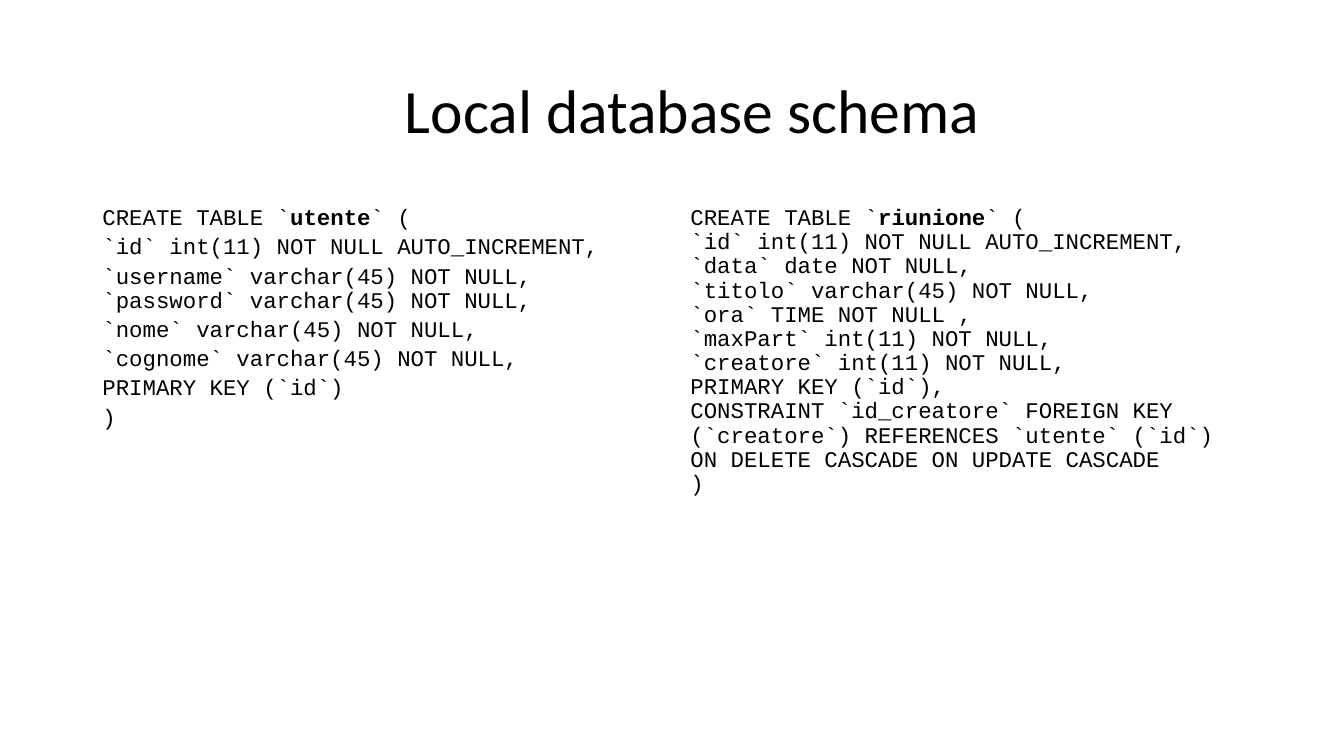
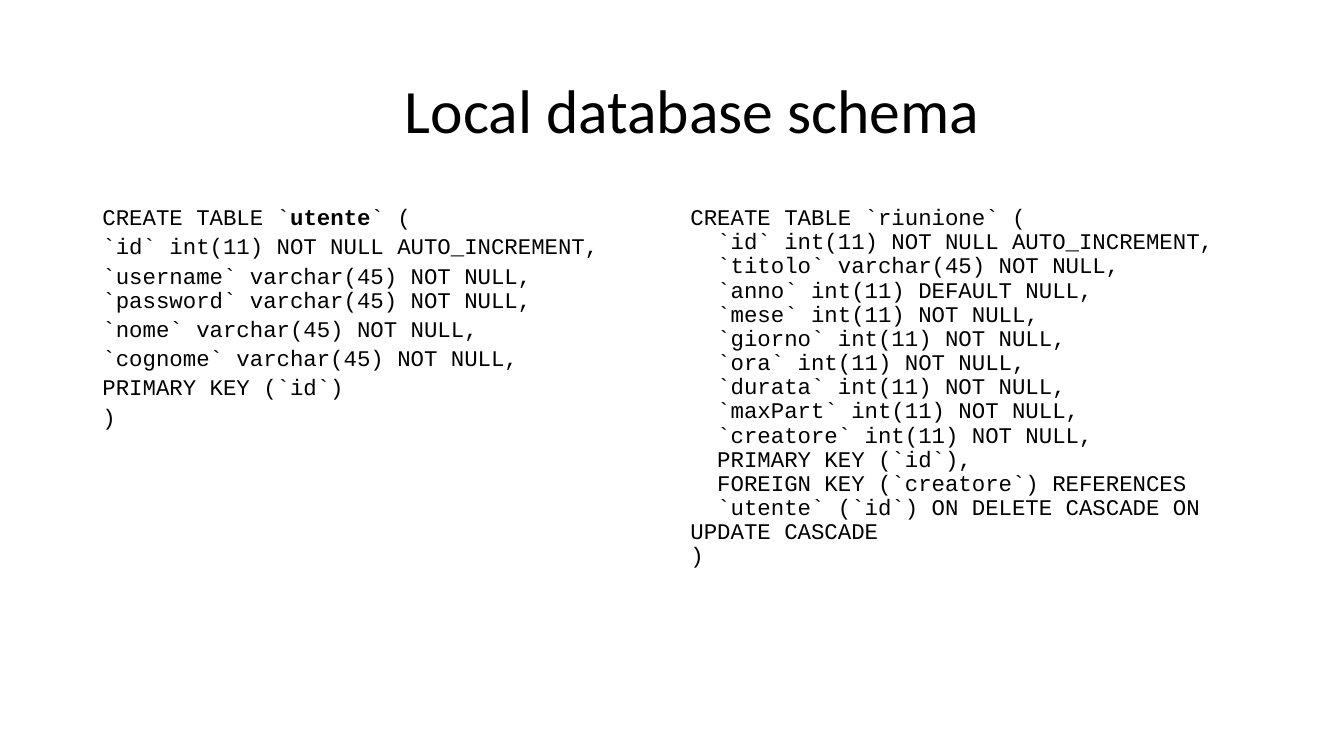
Before and after one commit to lotta98/Progetto5, a slide deck: slide 5 of ProgettoTIW.pptx. Drawn at 1344x756 pixels with LibreOffice and Linux fonts; fonts in the diff are those of the drawing. Boxes give left, top, right and bottom in pixels: in the first picture for what was removed or moved away, otherwise in the second. Text is boxed around its words. In the diff, an @@ line names an element or a change of style, - is before the commit and + after.

```diff
--- a/ProgettoTIW.pptx
+++ b/ProgettoTIW.pptx
@@ text at (x1=690, y1=209, x2=999, y2=226): bold off in "`riunione`" @@
@@ text at (x1=717, y1=233, x2=1213, y2=254): text changed @@
-`id` int(11) NOT NULL AUTO_INCREMENT, `data` date NOT NULL,
+`id` int(11) NOT NULL AUTO_INCREMENT,
@@ text at (x1=717, y1=281, x2=1092, y2=399): text changed @@
-`ora` TIME NOT NULL ,
+`anno` int(11) DEFAULT NULL,
+`mese` int(11) NOT NULL,
+`giorno` int(11) NOT NULL,
+`ora` int(11) NOT NULL,
+`durata` int(11) NOT NULL,
@@ text at (x1=690, y1=475, x2=1200, y2=540): text changed @@
-CONSTRAINT `id_creatore` FOREIGN KEY (`creatore`) REFERENCES `utente` (`id`) ON DELETE CASCADE ON UPDATE CASCADE
+FOREIGN KEY (`creatore`) REFERENCES `utente` (`id`) ON DELETE CASCADE ON UPDATE CASCADE
```
Also in this commit, not shown: 4 other slides changed.
